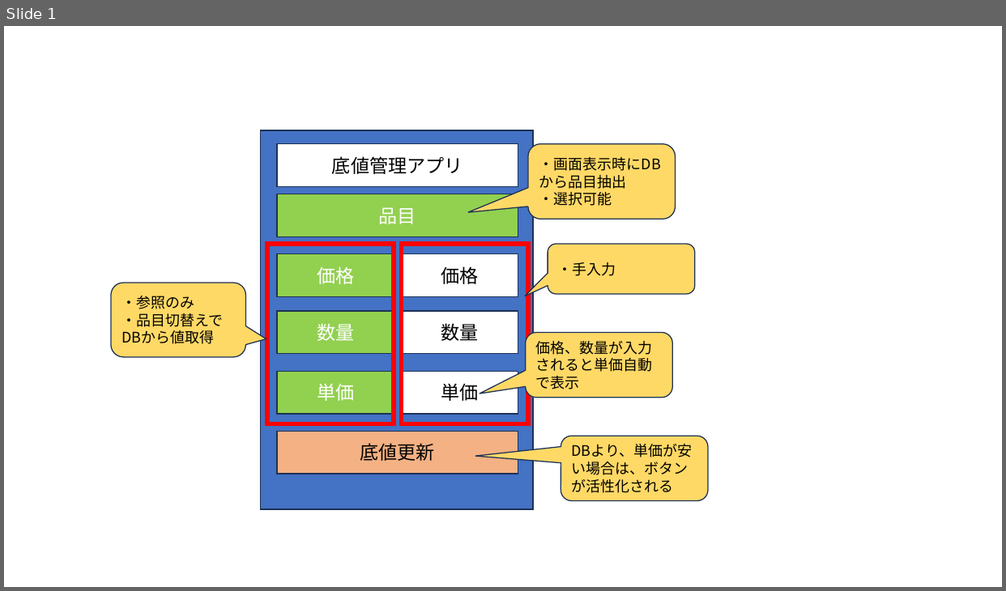
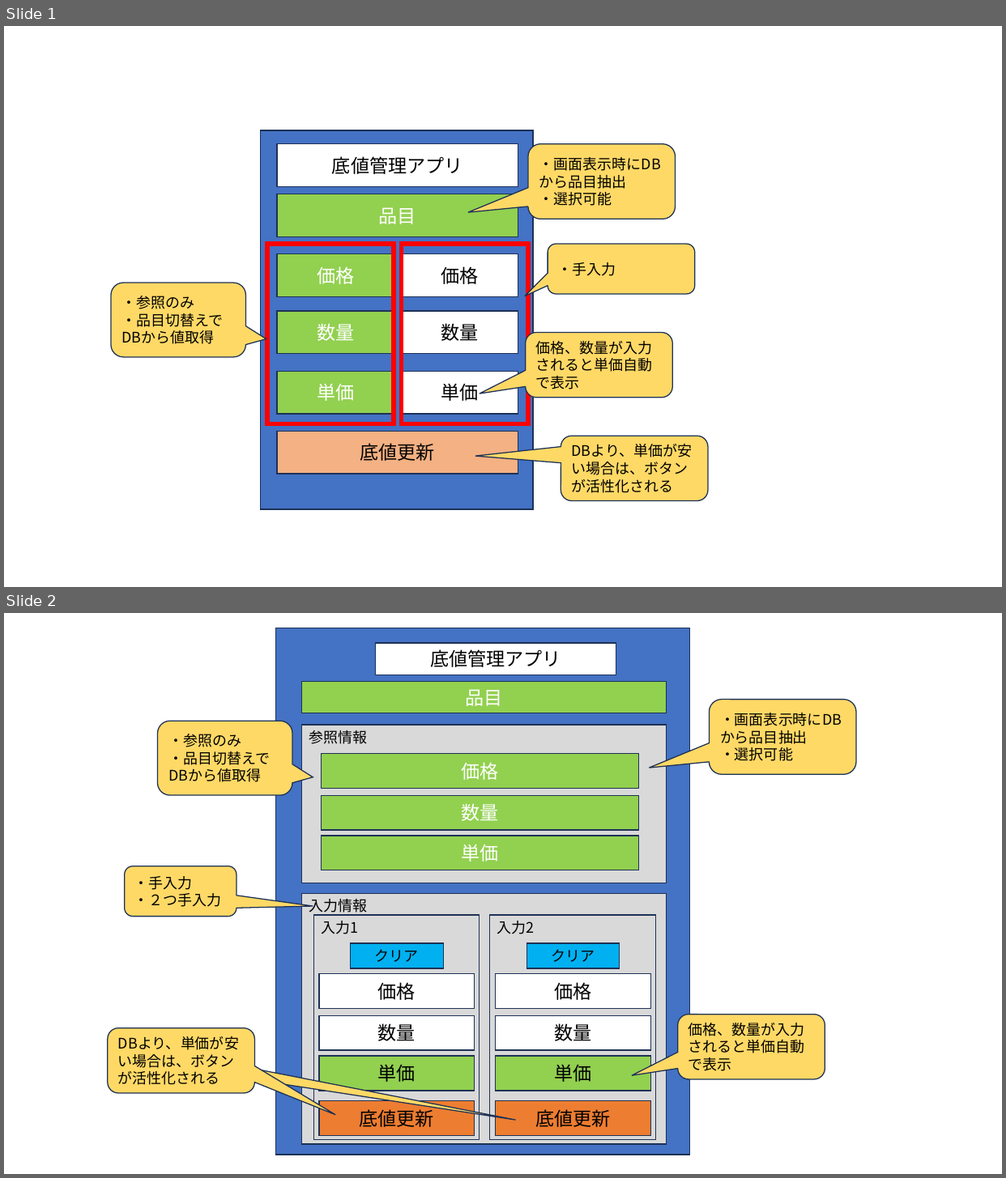
Before and after one commit to delightech-jpn/UsefulTools, a slide deck: doc/底値管理アプリ画面仕様.pptx. Shown one above the other, each under a label of ours: slide 1 before the commit, slides 1 and 2 after it. The pictures are 1006x591 and 1006x1178 pixels, drawn with LibreOffice and Linux fonts; fonts in the diff are those of the drawing. Boxes give left, top, right and bottom in pixels: in the first picture for what was removed or moved away, otherwise in the second. Text is boxed around its words. In the diff, an @@ line names an element or a change of style, - is before the commit and + after.

Commit message:
入力を２つに変更

```diff
--- a/doc/底値管理アプリ画面仕様.pptx
+++ b/doc/底値管理アプリ画面仕様.pptx
@@ slide 2 added at box(4, 613, 1002, 1174), background #FFFFFF @@
@@ rectangle added at box(275, 628, 690, 1155), fill #4472C4, outline #1E3256 1 pt @@
@@ rectangle added at box(375, 643, 616, 675), fill #FFFFFF, outline #1E3256 1 pt, 18 pt, text #000000 @@
+底値管理アプリ
@@ rectangle added at box(302, 681, 666, 713), fill #92D050, outline #1E3256 1 pt, 18 pt, text #FFFFFF @@
+品目
@@ rounded speech box added at box(710, 699, 857, 774), fill #FFD966, outline #1E3256 1 pt, 14 pt, text #000000 @@
+・画面表示時にDBから品目抽出
+・選択可能
@@ rounded speech box added at box(157, 721, 292, 795), fill #FFD966, outline #1E3256 1 pt, 14 pt, text #000000 @@
+・参照のみ
+・品目切替えでDBから値取得
@@ rectangle added at box(302, 725, 666, 883), fill #D9D9D9, outline #1E3256 1 pt, 14 pt, text #000000 @@
+参照情報
@@ rectangle added at box(322, 754, 640, 788), fill #92D050, outline #1E3256 1 pt, 18 pt, text #FFFFFF @@
+価格
@@ rectangle added at box(322, 796, 640, 830), fill #92D050, outline #1E3256 1 pt, 18 pt, text #FFFFFF @@
+数量
@@ rectangle added at box(322, 836, 640, 871), fill #92D050, outline #1E3256 1 pt, 18 pt, text #FFFFFF @@
+単価
@@ rounded speech box added at box(125, 866, 236, 916), fill #FFD966, outline #1E3256 1 pt, 14 pt, text #000000 @@
+・手入力
+・２つ手入力
@@ rectangle added at box(302, 894, 666, 1144), fill #D9D9D9, outline #1E3256 1 pt, 14 pt, text #000000 @@
+入力情報
@@ rectangle added at box(314, 915, 479, 1140), fill #D9D9D9, outline #1E3256 1 pt, 14 pt, text #000000 @@
+入力1
@@ rectangle added at box(490, 915, 655, 1140), fill #D9D9D9, outline #1E3256 1 pt, 14 pt, text #000000 @@
+入力2
@@ rectangle added at box(351, 944, 444, 969), fill #00B0F0, outline #1E3256 1 pt, 14 pt, text #000000 @@
+クリア
@@ rectangle added at box(526, 944, 620, 969), fill #00B0F0, outline #1E3256 1 pt, 14 pt, text #000000 @@
+クリア
@@ rectangle added at box(319, 973, 475, 1008), fill #FFFFFF, outline #1E3256 1 pt, 18 pt, text #000000 @@
+価格
@@ rectangle added at box(495, 973, 651, 1008), fill #FFFFFF, outline #1E3256 1 pt, 18 pt, text #000000 @@
+価格
@@ rectangle added at box(319, 1016, 475, 1050), fill #FFFFFF, outline #1E3256 1 pt, 18 pt, text #000000 @@
+数量
@@ rectangle added at box(495, 1016, 651, 1050), fill #FFFFFF, outline #1E3256 1 pt, 18 pt, text #000000 @@
+数量
@@ rounded speech box added at box(678, 1014, 825, 1080), fill #FFD966, outline #1E3256 1 pt, 14 pt, text #000000 @@
+価格、数量が入力されると単価自動で表示
@@ rounded speech box added at box(108, 1029, 255, 1093), fill #FFD966, outline #1E3256 1 pt, 14 pt, text #000000 @@
+DBより、単価が安い場合は、ボタンが活性化される
@@ rounded speech box added at box(173, 1039, 240, 1085), fill #FFD966, outline #1E3256 1 pt @@
@@ rectangle added at box(319, 1056, 475, 1091), fill #92D050, outline #1E3256 1 pt, 18 pt, text #000000 @@
+単価
@@ rectangle added at box(495, 1056, 651, 1091), fill #92D050, outline #1E3256 1 pt, 18 pt, text #000000 @@
+単価
@@ rectangle added at box(319, 1101, 475, 1135), fill #ED7D31, outline #1E3256 1 pt, 18 pt, text #000000 @@
+底値更新
@@ rectangle added at box(495, 1101, 651, 1135), fill #ED7D31, outline #1E3256 1 pt, 18 pt, text #000000 @@
+底値更新
```
